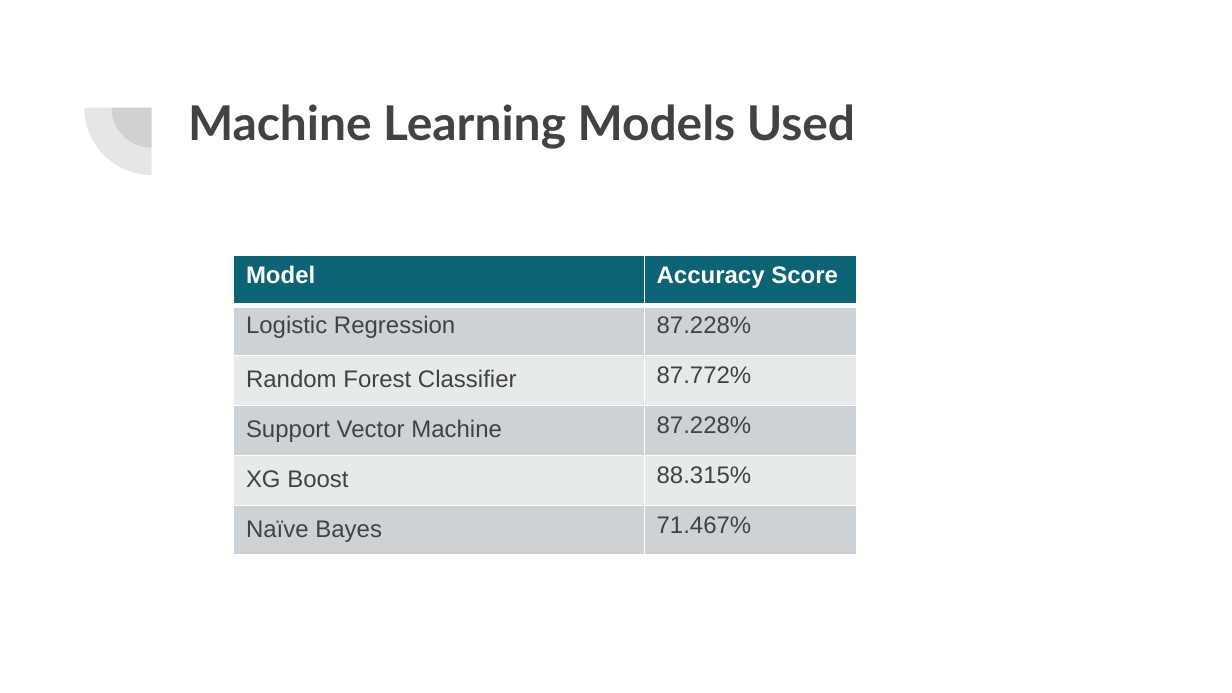
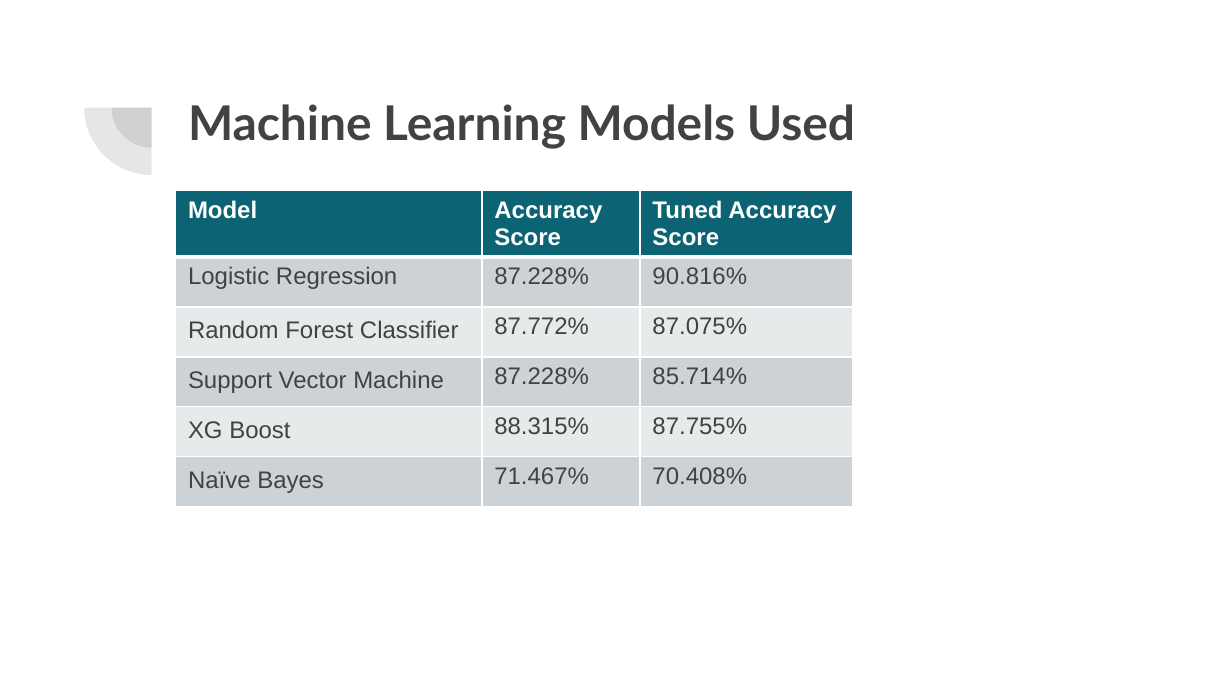
Before and after one commit to lykkelig/Group6_Final_Project, a slide deck: slide 12 of Presentation/Final Project Presentation.pptx. Drawn at 1232x693 pixels with LibreOffice and Linux fonts; fonts in the diff are those of the drawing. Boxes give left, top, right and bottom in pixels: in the first picture for what was removed or moved away, otherwise in the second. Text is boxed around its words. In the diff, an @@ line names an element or a change of style, - is before the commit and + after.

```diff
--- a/Presentation/Final Project Presentation.pptx
+++ b/Presentation/Final Project Presentation.pptx
@@ table at (176, 191, 854, 510) @@
+column 3: Tuned Accuracy Score | 90.816% | 87.075% | 85.714% | 87.755% | 70.408%
@@ table: place and size @@
-table at (234, 255, 856, 554)
+table at (176, 191, 854, 510)
```
Also in this commit, not shown: 1 other slide changed.
